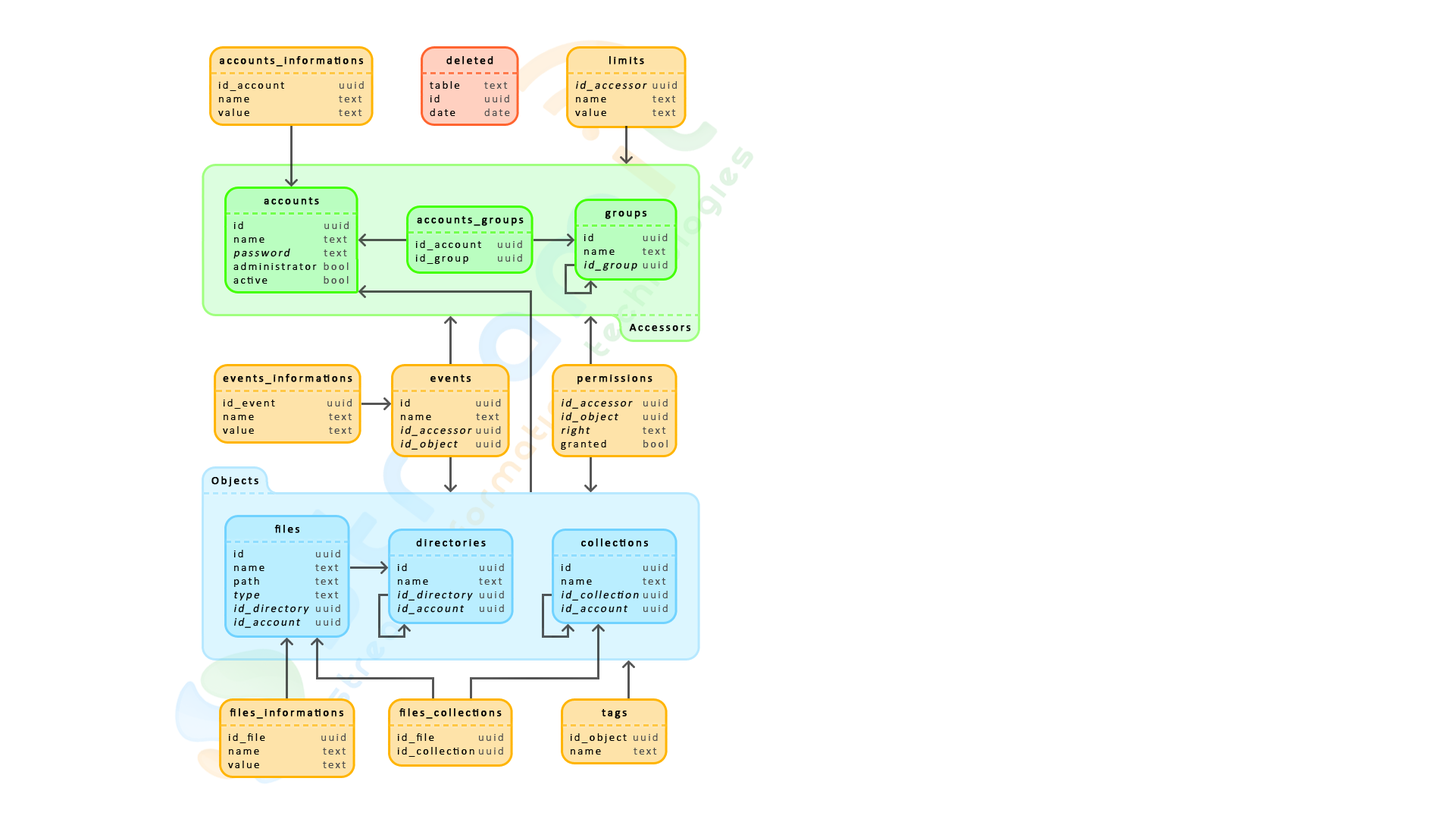
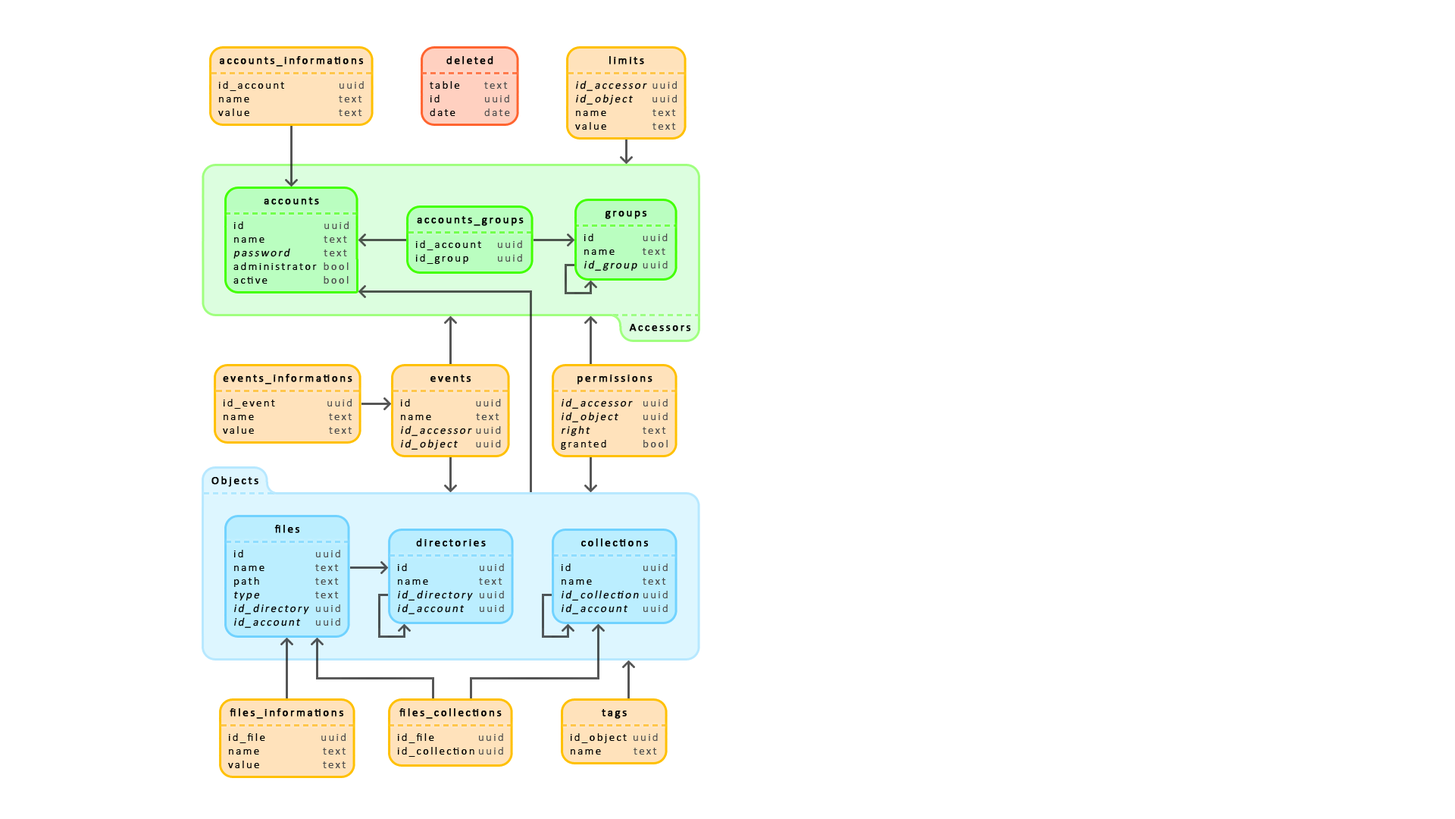
Comparing the layer stacks of the two w=1455, h=819 images. Changes:
painted on "Flèches" over [625, 125, 628, 140]
renamed "id_accessor uuid name text value text" to "id_accessor uuid id_object uuid name text value", painted on it over [575, 80, 677, 130]
painted on "Fond" (3rd of 17, in "Limits") over [568, 89, 685, 138]
removed layer "Logo" (was 15%) over [175, 39, 755, 784]
